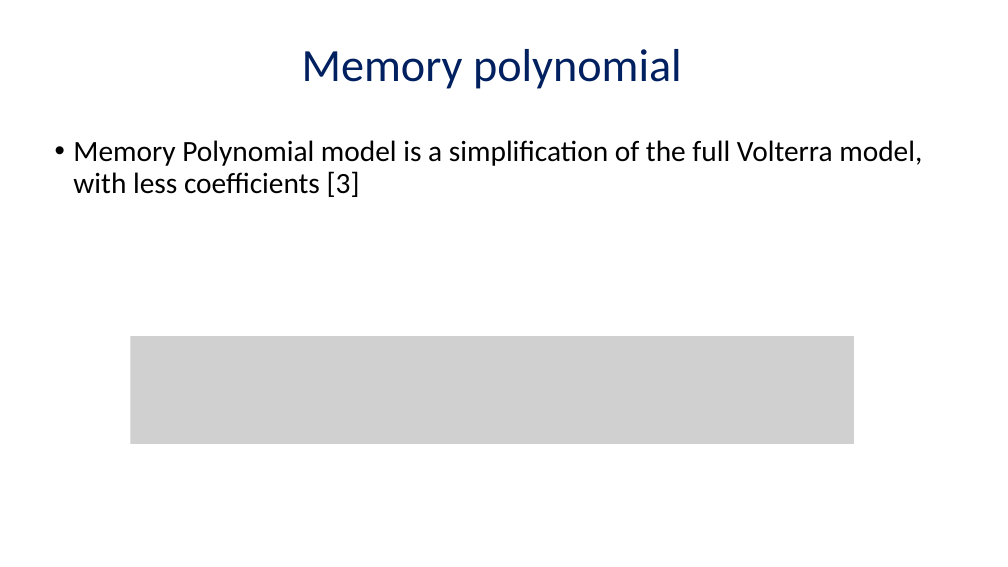
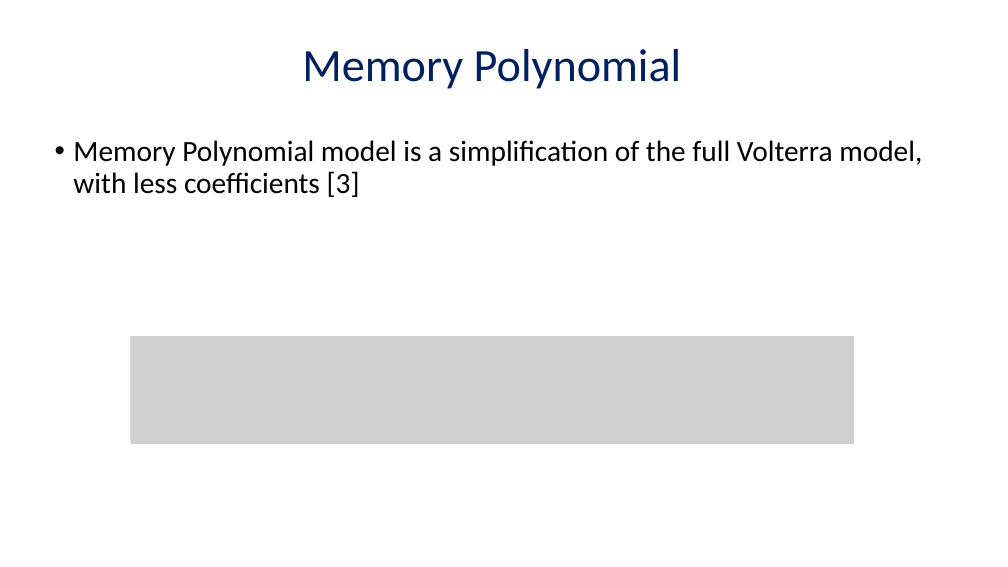
Before and after one commit to AdirCN/DPD, a slide deck: slide 15 of documents/Final Presentation.pptx (slide 9 before the commit). Drawn at 1008x567 pixels with LibreOffice and Linux fonts; fonts in the diff are those of the drawing; grey boxes stand for pictures. Boxes give left, top, right and bottom in pixels: in the first picture for what was removed or moved away, otherwise in the second. Text is boxed around its words. In the diff, an @@ line names an element or a change of style, - is before the commit and + after.

```diff
--- a/documents/Final Presentation.pptx
+++ b/documents/Final Presentation.pptx
@@ text at (302, 49, 682, 89): text changed @@
-Memory polynomial
+Memory Polynomial
```
Also in this commit, not shown: 2 other slides changed, 12 slides added, 3 slides removed, 2 other files.
